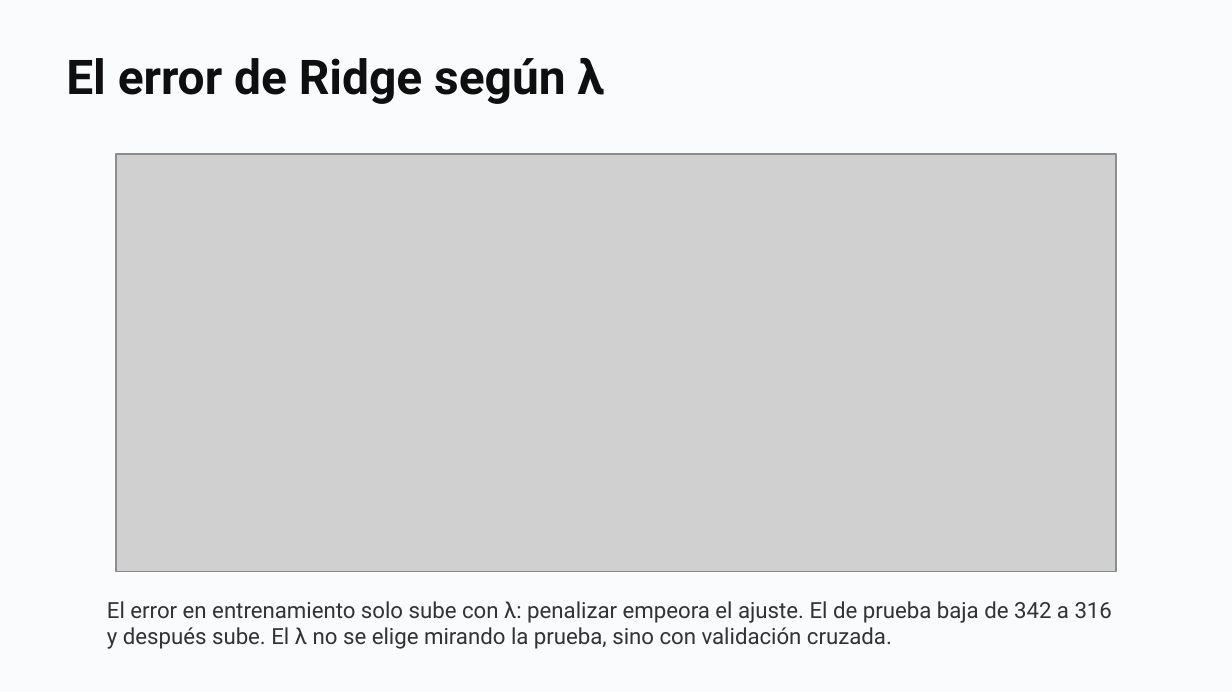
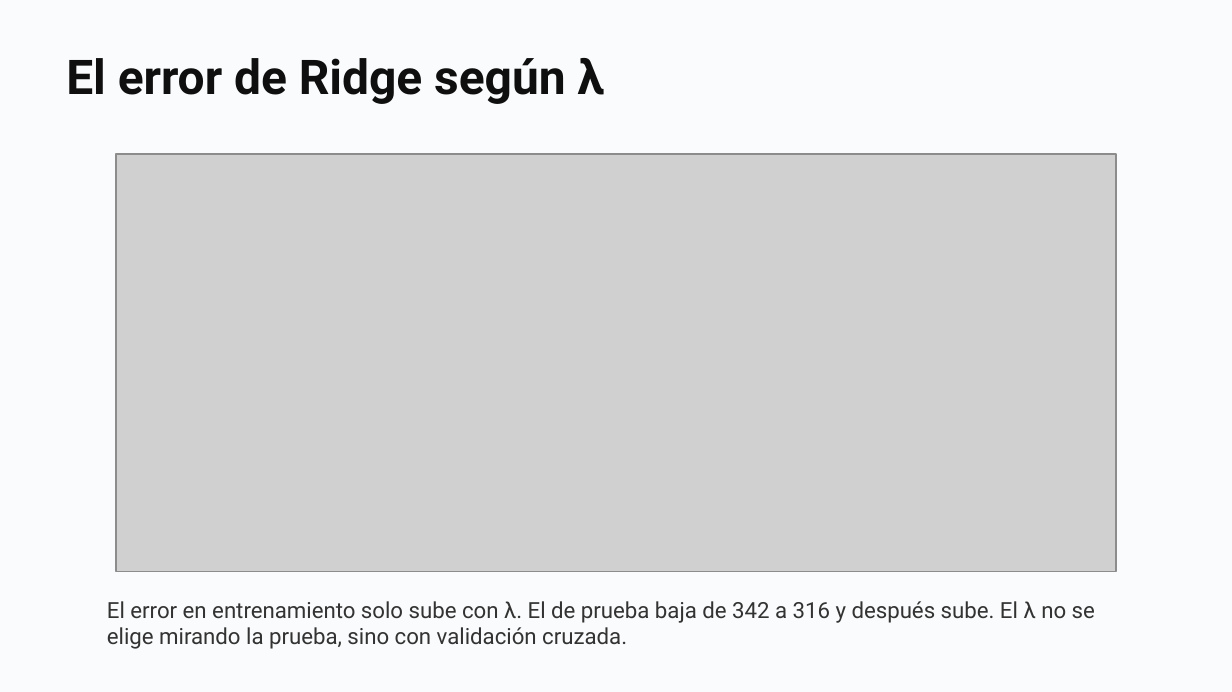
Before and after one commit to daniopitz/diplomado-cdd, a slide deck: slide 48 of presentaciones/clase07_evaluar_regularizar.pptx (slide 34 before the commit). Drawn at 1232x692 pixels with LibreOffice and Linux fonts; fonts in the diff are those of the drawing; grey boxes stand for pictures. Boxes give left, top, right and bottom in pixels: in the first picture for what was removed or moved away, otherwise in the second. Text is boxed around its words. In the diff, an @@ line names an element or a change of style, - is before the commit and + after.

```diff
--- a/presentaciones/clase07_evaluar_regularizar.pptx
+++ b/presentaciones/clase07_evaluar_regularizar.pptx
@@ text at (107, 601, 1095, 649): text changed @@
-El error en entrenamiento solo sube con λ: penalizar empeora el ajuste. El de prueba baja de 342 a 316 y después sube. El λ no se elige mirando la prueba, sino con validación cruzada.
+El error en entrenamiento solo sube con λ. El de prueba baja de 342 a 316 y después sube. El λ no se elige mirando la prueba, sino con validación cruzada.
```
Also in this commit, not shown: 14 other slides changed, 16 slides added, 1 slide removed, 2 other files.
